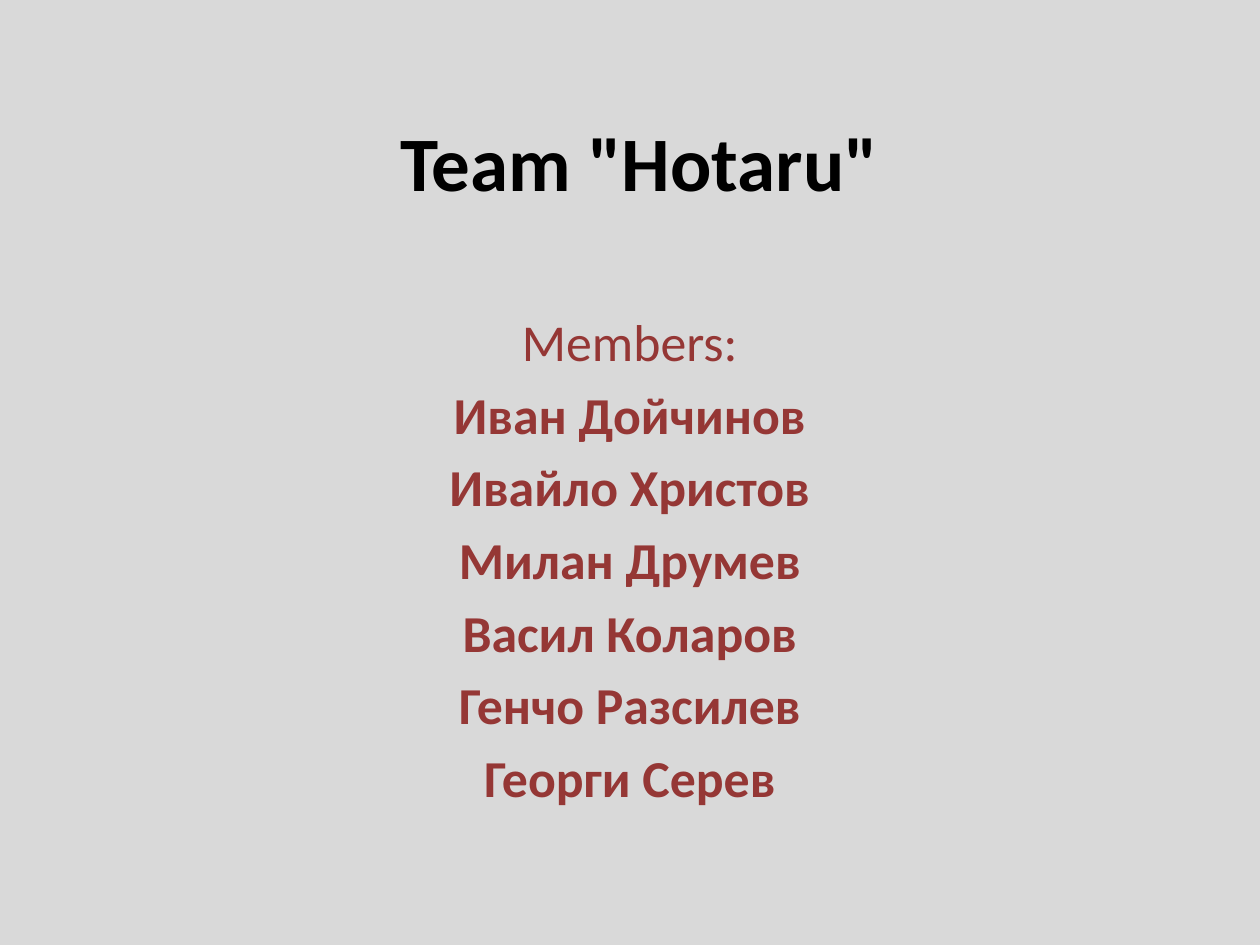
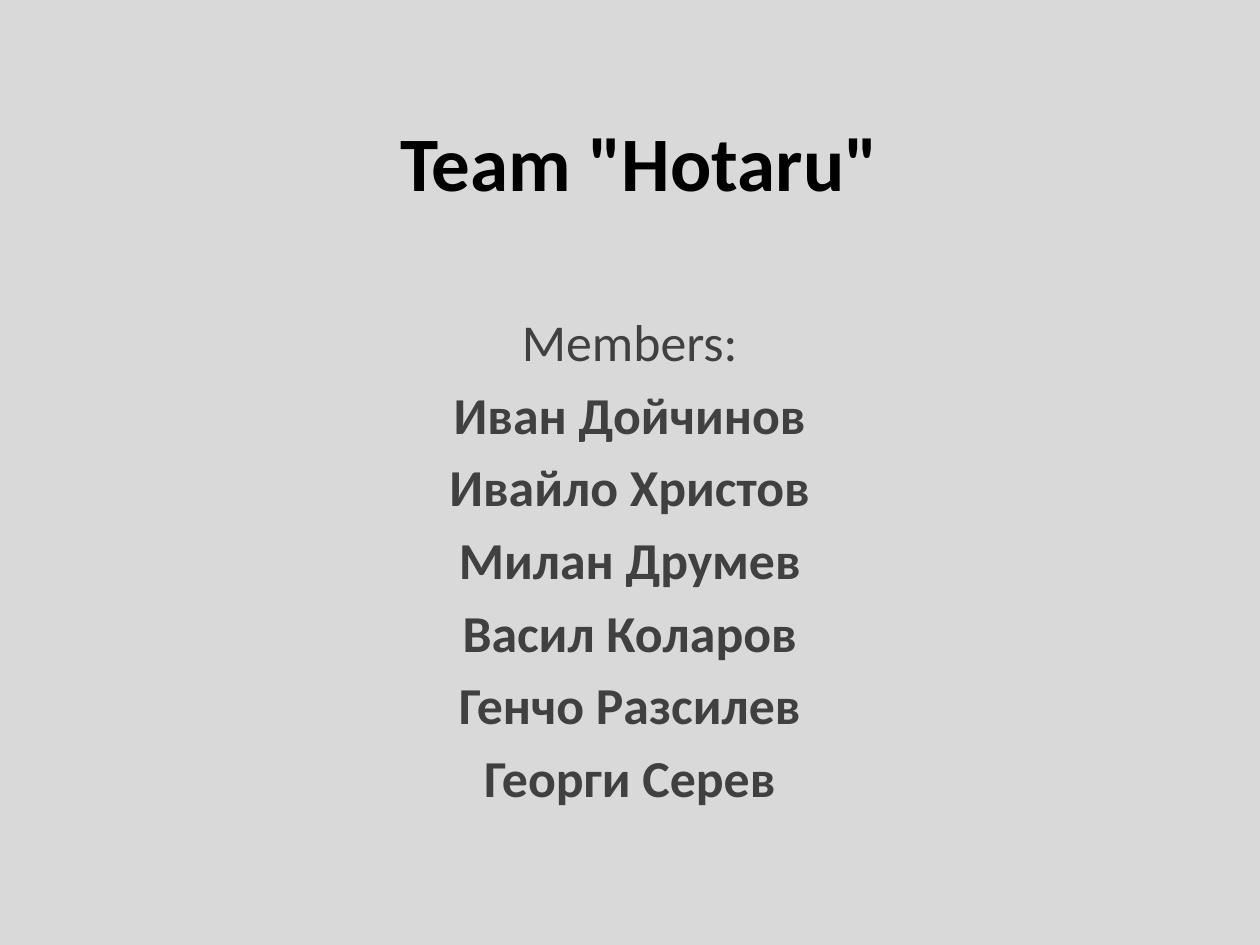
Before and after one commit to idoychinov/Hotaru-JavaScript, a slide deck: slide 1 of Presentation/TeamHotaru.pptx. Drawn at 1260x945 pixels with LibreOffice and Linux fonts; fonts in the diff are those of the drawing. Boxes give left, top, right and bottom in pixels: in the first picture for what was removed or moved away, otherwise in the second. Text is boxed around its words. In the diff, an @@ line names an element or a change of style, - is before the commit and + after.

```diff
--- a/Presentation/TeamHotaru.pptx
+++ b/Presentation/TeamHotaru.pptx
@@ subtitle "Members:" at [449, 325, 810, 805]: text colour #953735 to #404040 @@
```
Also in this commit, not shown: 1 slide added, 1 other file.
